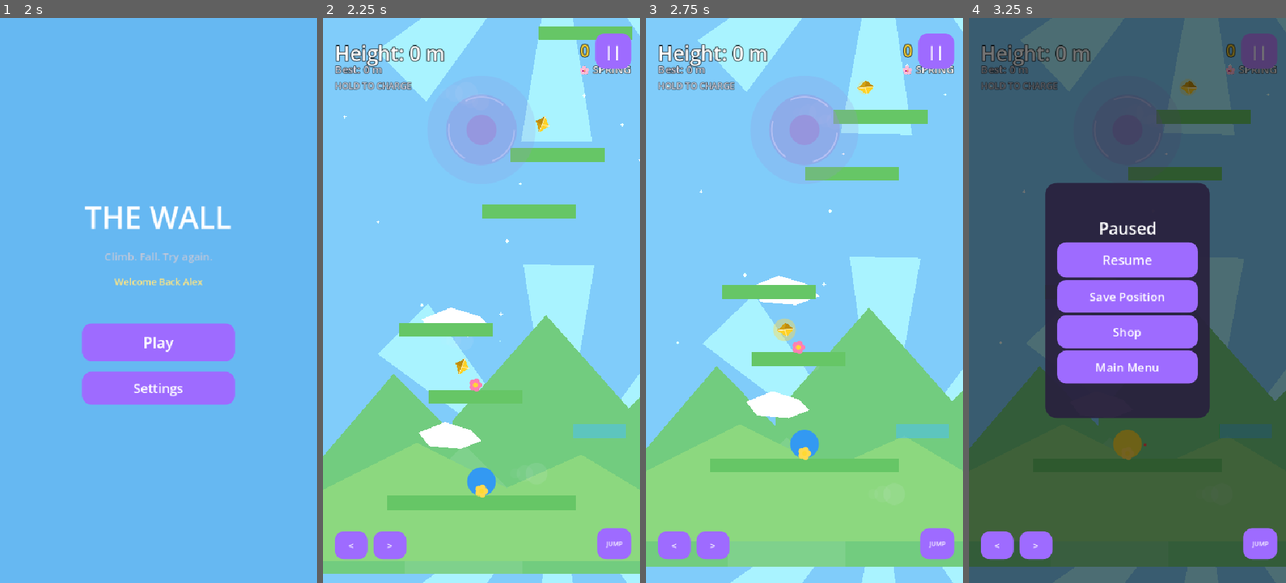
Above: before the commit, frames 1-4 (left to right).
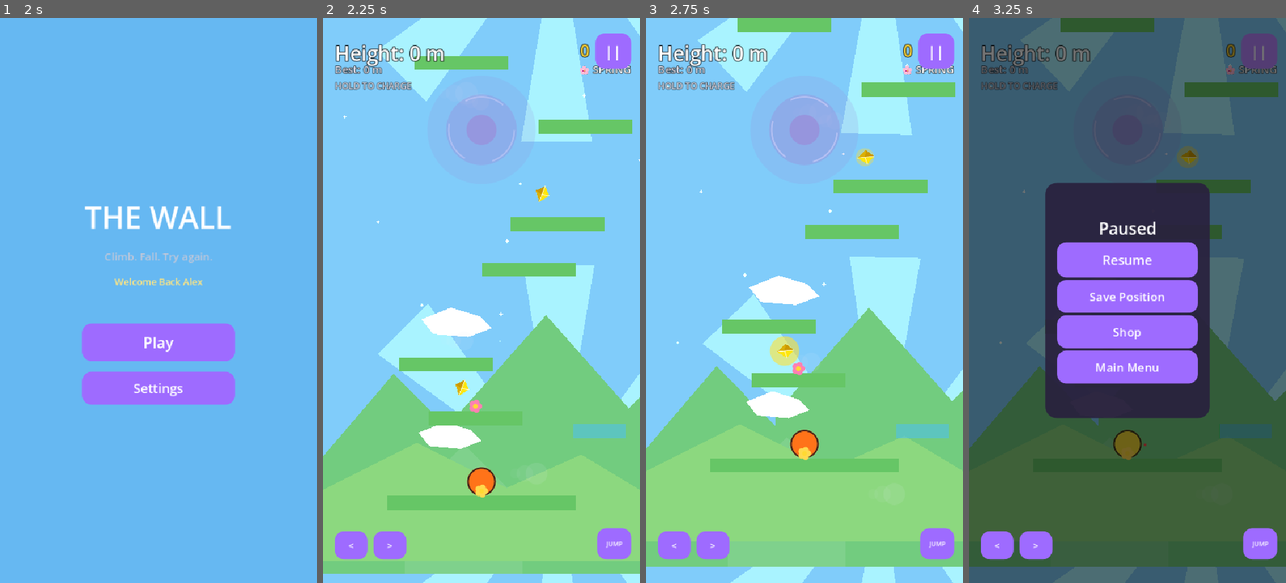
Above: after the commit, the same moments.

Repository: KEVIN-NGUYENDAD/TheWall
Game: Godot game, scene res://scenes/ui/MainMenu.tscn
Same seed, same stepped clock (60 frames per second), same inputs: the game is played once before the commit and once after it.
Inputs (mouse positions are in pixels of both pictures, inside the frame that each line leads up to):
- Up to frame 1 (2 s): click (158, 294) at 0.52 s; type "Alex" at 0.6 s; click "Confirm" at 1.25 s
- Up to frame 2 (2.25 s): click "Play" at 2 s
- Up to frame 3 (2.75 s): no input
- Up to frame 4 (3.25 s): click "||" at 2.75 s

Frame 1 is identical in both runs. In frame 2, 8.3% of the frame differs, in the area x 24-98%, y 1-85%; in frame 3, 8.1%; in frame 4, 3.8%.

Commit message:
Final Beta gameplay & immersion fix pass: contrast, progression feel, Rest Areas
Fix low contrast on gameplay-critical objects: player default skin and
Common Bird were both near-identical to the sky's blue, now vivid orange;
added a dark outline to the player circle for contrast against any
background. Eagle recolored dark/near-black with a glowing eye for a
genuinely threatening look (was bright and cheerful). Coin gold brightened
further with a stronger glow. Trap Platform reddened further and now
pulses a warning throb.

Cut music volume to roughly 1/3 of its prior level per feedback that it
still dominated gameplay SFX; SFX volumes in AudioManager are untouched.
Renamed the bird reward sound hook to bird_chirp.ogg (was bird.ogg);
missing-asset debug warnings already exist and cover it and eagle.ogg
automatically.

Reaching 100/300/600/900m now feels like completing a chapter: a
LEVEL UP + NEW SEASON DISCOVERED banner plays with a sound and a brief
gameplay pause, followed by a new Rest Area screen (reusing the existing
Save Position and Shop systems) showing quick stats before the player
chooses to continue climbing. Guarded so falling back down a level
doesn't re-trigger the celebration.

Difficulty shifted down another full tier: new Medium equals the old
Easy, new Hard equals the old Medium, and a new, gentler Easy sits below
both (verified via platform-distribution sampling).

Co-Authored-By: Claude Sonnet 5 <noreply@anthropic.com>
Claude-Session: https://claude.ai/code/session_01Hf6f2B1HXdNvtGjYUAarzT

Diff:
--- /dev/null
+++ b/scenes/ui/RestAreaScreen.tscn
@@ -0,0 +1,82 @@
+[gd_scene load_steps=2 format=3]
+
+[ext_resource type="Script" path="res://scripts/ui/RestAreaScreen.gd" id="1"]
+
+[node name="RestAreaScreen" type="CanvasLayer"]
+process_mode = 3
+script = ExtResource("1")
+
+[node name="Dim" type="ColorRect" parent="."]
+mouse_filter = 2
+anchor_left = 0.0
+anchor_top = 0.0
+anchor_right = 1.0
+anchor_bottom = 1.0
+color = Color(0, 0, 0, 0.6)
+
+[node name="Panel" type="Panel" parent="."]
+anchor_left = 0.5
+anchor_top = 0.5
+anchor_right = 0.5
+anchor_bottom = 0.5
+offset_left = -220.0
+offset_top = -220.0
+offset_right = 220.0
+offset_bottom = 220.0
+
+[node name="VBox" type="VBoxContainer" parent="Panel"]
+anchor_left = 0.0
+anchor_top = 0.0
+anchor_right = 1.0
+anchor_bottom = 1.0
+offset_left = 20.0
+offset_top = 20.0
+offset_right = -20.0
+offset_bottom = -20.0
+alignment = 1
+theme_override_constants/separation = 12
+
+[node name="TitleLabel" type="Label" parent="Panel/VBox"]
+horizontal_alignment = 1
+theme_override_font_sizes/font_size = 26
+theme_override_colors/font_color = Color(1, 1, 1, 1)
+text = "Rest Area"
+
+[node name="SubtitleLabel" type="Label" parent="Panel/VBox"]
+horizontal_alignment = 1
+theme_override_font_sizes/font_size = 14
+theme_override_colors/font_color = Color(0.85, 0.88, 0.95, 1)
+text = "You completed a chapter."
+
+[node name="HeightLabel" type="Label" parent="Panel/VBox"]
+horizontal_alignment = 1
+theme_override_font_sizes/font_size = 18
+theme_override_colors/font_color = Color(1.0, 0.85, 0.2, 1)
+text = "You reached 100m!"
+
+[node name="StatsLabel" type="Label" parent="Panel/VBox"]
+horizontal_alignment = 1
+autowrap_mode = 2
+theme_override_font_sizes/font_size = 14
+theme_override_colors/font_color = Color(0.85, 0.88, 0.95, 1)
+text = "Best: 0m   Coins: 0   Difficulty: MEDIUM"
+
+[node name="Spacer" type="Control" parent="Panel/VBox"]
+custom_minimum_size = Vector2(0, 8)
+
+[node name="SaveButton" type="Button" parent="Panel/VBox"]
+custom_minimum_size = Vector2(0, 52)
+text = "Save Progress"
+
+[node name="ShopButton" type="Button" parent="Panel/VBox"]
+custom_minimum_size = Vector2(0, 52)
+text = "Shop"
+
+[node name="ContinueButton" type="Button" parent="Panel/VBox"]
+custom_minimum_size = Vector2(0, 56)
+theme_override_font_sizes/font_size = 20
+text = "Continue Climbing"
+
+[connection signal="pressed" from="Panel/VBox/SaveButton" to="." method="_on_save_pressed"]
+[connection signal="pressed" from="Panel/VBox/ShopButton" to="." method="_on_shop_pressed"]
+[connection signal="pressed" from="Panel/VBox/ContinueButton" to="." method="_on_continue_pressed"]
--- a/scenes/ui/SeasonBanner.tscn
+++ b/scenes/ui/SeasonBanner.tscn
@@ -13,7 +13,7 @@
 offset_left = -220.0
 offset_top = 60.0
 offset_right = 220.0
-offset_bottom = 150.0
+offset_bottom = 190.0
 
 [node name="VBox" type="VBoxContainer" parent="Panel"]
 anchor_left = 0.0
@@ -23,6 +23,14 @@
 offset_top = 10.0
 offset_bottom = -10.0
 alignment = 1
+
+[node name="LevelUpLabel" type="Label" parent="Panel/VBox"]
+horizontal_alignment = 1
+theme_override_font_sizes/font_size = 26
+theme_override_colors/font_color = Color(1.0, 0.85, 0.2, 1)
+theme_override_colors/font_outline_color = Color(0, 0, 0, 0.85)
+theme_override_constants/outline_size = 4
+text = "LEVEL UP!"
 
 [node name="TitleLabel" type="Label" parent="Panel/VBox"]
 horizontal_alignment = 1
--- a/scenes/world/Main.tscn
+++ b/scenes/world/Main.tscn
@@ -13,6 +13,7 @@
 [ext_resource type="PackedScene" path="res://scenes/ui/SeasonBanner.tscn" id="11"]
 [ext_resource type="PackedScene" path="res://scenes/world/ThunderFlash.tscn" id="12"]
 [ext_resource type="PackedScene" path="res://scenes/ui/ShopScreen.tscn" id="13"]
+[ext_resource type="PackedScene" path="res://scenes/ui/RestAreaScreen.tscn" id="14"]
 
 [node name="Main" type="Node2D"]
 script = ExtResource("1")
@@ -115,3 +116,5 @@
 [node name="MemoryOverlay" parent="." instance=ExtResource("7")]
 
 [node name="ShopScreen" parent="." instance=ExtResource("13")]
+
+[node name="RestAreaScreen" parent="." instance=ExtResource("14")]
--- a/scenes/world/TrapPlatform.tscn
+++ b/scenes/world/TrapPlatform.tscn
@@ -15,7 +15,7 @@
 shape = SubResource("RectangleShape2D_1")
 
 [node name="Polygon2D" type="Polygon2D" parent="."]
-color = Color(0.85, 0.2, 0.2, 1)
+color = Color(0.95, 0.05, 0.05, 1)
 antialiased = true
 polygon = PackedVector2Array(-80, -12, 80, -12, 80, 12, -80, 12)
 
--- a/scripts/autoload/AudioManager.gd
+++ b/scripts/autoload/AudioManager.gd
@@ -31,8 +31,8 @@
 	"landing": "res://audio/sfx/landing.ogg",
 	"memory": "res://audio/sfx/memory.ogg",
 	"near_miss": "res://audio/sfx/nearmiss.ogg",
-	"white_bird": "res://audio/sfx/bird.ogg",
-	"chirp": "res://audio/sfx/bird.ogg",
+	"white_bird": "res://audio/sfx/bird_chirp.ogg",
+	"chirp": "res://audio/sfx/bird_chirp.ogg",
 	"area_discovery": "res://audio/sfx/area_discovery.ogg",
 	"click": "res://audio/sfx/click.ogg",
 	"unlock": "res://audio/sfx/unlock.ogg",
--- a/scripts/autoload/MusicManager.gd
+++ b/scripts/autoload/MusicManager.gd
@@ -8,9 +8,11 @@
 # See audio/README.md for the current track mapping.
 
 const CROSSFADE_TIME: float = 4.0
-# Balance pass: overall music volume reduced to ~40% of its previous level
-# (-3dB -> -11dB is roughly a 40% linear-loudness reduction).
-const SEASON_VOLUME_DB: float = -11.0
+# Immersion pass: music was still dominating gameplay feedback (checkpoints,
+# coins, eagle warnings). Cut again to ~1/3 of the previous level — SFX
+# volumes in AudioManager are untouched.
+# (-11dB -> -20.5dB is roughly a further 1/3 linear-loudness reduction.)
+const SEASON_VOLUME_DB: float = -20.5
 const SILENT_DB: float = -80.0
 
 # Only 3 real tracks exist; adjacent seasons share one so the whole climb
@@ -23,7 +25,7 @@
 	"res://audio/music/the_mountain-fantasy-quest-184140.mp3", # Storm
 ]
 const MENU_TRACK_PATH: String = "res://audio/music/velariomusic-happy-vibes-591803.mp3"
-const MENU_VOLUME_DB: float = -11.0
+const MENU_VOLUME_DB: float = -20.5
 
 var _season_streams: Array = []
 var _player_a: AudioStreamPlayer
--- a/scripts/autoload/SaveManager.gd
+++ b/scripts/autoload/SaveManager.gd
@@ -7,7 +7,7 @@
 const SAVE_PATH: String = "user://savegame.json"
 
 const SKINS: Dictionary = {
-	"default": {"name": "Default", "color": Color(0.2, 0.6, 0.95), "cost": 0},
+	"default": {"name": "Default", "color": Color(1.0, 0.45, 0.1), "cost": 0},
 	"red": {"name": "Red", "color": Color(0.9, 0.15, 0.15), "cost": 25},
 	"yellow": {"name": "Yellow", "color": Color(0.95, 0.85, 0.2), "cost": 50},
 	"purple": {"name": "Purple", "color": Color(0.6, 0.3, 0.9), "cost": 100},
--- a/scripts/player/Visual.gd
+++ b/scripts/player/Visual.gd
@@ -8,5 +8,7 @@
 
 func _draw() -> void:
 	draw_circle(Vector2.ZERO, radius, body_color, true, -1.0, true)
+	# Dark outline so the player reads clearly against any sky/season color.
+	draw_arc(Vector2.ZERO, radius - 1.0, 0.0, TAU, 32, Color(0.05, 0.05, 0.1, 0.8), 2.5, true)
 	if is_charging:
 		draw_arc(Vector2.ZERO, radius + 6.0, 0.0, TAU * charge_ratio, 32, Color(1.0, 0.3, 0.3), 4.0, true)
--- /dev/null
+++ b/scripts/ui/RestAreaScreen.gd
@@ -0,0 +1,36 @@
+extends CanvasLayer
+
+signal save_requested
+signal shop_requested
+signal continue_requested
+
+@onready var height_label: Label = $Panel/VBox/HeightLabel
+@onready var stats_label: Label = $Panel/VBox/StatsLabel
+
+
+func _ready() -> void:
+	visible = false
+
+
+func open(height: int) -> void:
+	height_label.text = "You reached %dm!" % height
+	stats_label.text = "Best: %dm   Coins: %d   Difficulty: %s" % [
+		SaveManager.data.best_height, SaveManager.data.total_coins, SaveManager.data.difficulty,
+	]
+	visible = true
+
+
+func _on_save_pressed() -> void:
+	AudioManager.play("click")
+	save_requested.emit()
+
+
+func _on_shop_pressed() -> void:
+	AudioManager.play("click")
+	shop_requested.emit()
+
+
+func _on_continue_pressed() -> void:
+	AudioManager.play("click")
+	visible = false
+	continue_requested.emit()
--- a/scripts/world/Coin.gd
+++ b/scripts/world/Coin.gd
@@ -3,11 +3,11 @@
 signal collected
 
 const RADIUS: float = 12.0
-const GEM_COLOR: Color = Color(1.0, 0.82, 0.15, 1.0)
-const GEM_DARK: Color = Color(0.75, 0.55, 0.05, 1.0)
-const FACET_COLOR: Color = Color(1.0, 0.95, 0.75, 0.9)
-const GLOW_COLOR: Color = Color(1.0, 0.85, 0.3, 0.55)
-const SPARKLE_COLOR: Color = Color(1.0, 1.0, 0.9, 1.0)
+const GEM_COLOR: Color = Color(1.0, 0.9, 0.05, 1.0)
+const GEM_DARK: Color = Color(0.8, 0.6, 0.0, 1.0)
+const FACET_COLOR: Color = Color(1.0, 0.98, 0.8, 0.95)
+const GLOW_COLOR: Color = Color(1.0, 0.88, 0.2, 0.75)
+const SPARKLE_COLOR: Color = Color(1.0, 1.0, 0.95, 1.0)
 
 var is_collected: bool = false
 var _t: float = randf() * TAU
@@ -33,7 +33,7 @@
 
 func _draw() -> void:
 	var pulse: float = 0.6 + 0.4 * sin(_t * 4.0)
-	draw_circle(Vector2.ZERO, RADIUS * 2.0 * pulse, Color(GLOW_COLOR.r, GLOW_COLOR.g, GLOW_COLOR.b, GLOW_COLOR.a * pulse), true, -1.0, true)
+	draw_circle(Vector2.ZERO, RADIUS * 2.6 * pulse, Color(GLOW_COLOR.r, GLOW_COLOR.g, GLOW_COLOR.b, GLOW_COLOR.a * pulse), true, -1.0, true)
 
 	# faceted gem silhouette: pointed top, wide middle, pointed bottom
 	var top: Vector2 = Vector2(0, -RADIUS * 1.3)
--- a/scripts/world/CommonBird.gd
+++ b/scripts/world/CommonBird.gd
@@ -5,8 +5,8 @@
 const SPEED: float = 85.0
 const BOB_AMOUNT: float = 12.0
 const LIFETIME: float = 14.0
-const BODY_COLOR: Color = Color(0.25, 0.55, 0.95, 1.0)
-const BELLY_COLOR: Color = Color(1.0, 0.7, 0.25, 1.0)
+const BODY_COLOR: Color = Color(1.0, 0.55, 0.1, 1.0)
+const BELLY_COLOR: Color = Color(1.0, 0.95, 0.6, 1.0)
 
 var direction: float = 1.0
 
--- a/scripts/world/Main.gd
+++ b/scripts/world/Main.gd
@@ -76,15 +76,15 @@
 const FLOWER_CHANCE: float = 0.2
 
 # Difficulty modes: multipliers applied on top of the base level curve.
-# Easy = 50% fewer traps/eagles than Medium, smaller gaps (more safe
-# platforms follows naturally from fewer hazards). Hard's multipliers are
-# roughly double the old ones so it still lands close to the old Hard feel
-# now that the shared base rates above were halved.
-const DIFFICULTY_TRAP_MULT: Dictionary = {"EASY": 0.5, "MEDIUM": 1.0, "HARD": 3.5}
-const DIFFICULTY_HAZARD_MULT: Dictionary = {"EASY": 0.5, "MEDIUM": 1.0, "HARD": 2.8}
-const DIFFICULTY_GAP_MULT: Dictionary = {"EASY": 0.8, "MEDIUM": 1.0, "HARD": 1.15}
+# Immersion pass: shifted every tier down again per feedback — the old
+# Medium multipliers (1.0x) now define Hard, the old Easy multipliers
+# (0.5x) now define Medium, and a brand new, gentler Easy (0.25x, smaller
+# gaps for more forgiving jumps) sits below that.
+const DIFFICULTY_TRAP_MULT: Dictionary = {"EASY": 0.25, "MEDIUM": 0.5, "HARD": 1.0}
+const DIFFICULTY_HAZARD_MULT: Dictionary = {"EASY": 0.25, "MEDIUM": 0.5, "HARD": 1.0}
+const DIFFICULTY_GAP_MULT: Dictionary = {"EASY": 0.65, "MEDIUM": 0.8, "HARD": 1.0}
 const DIFFICULTY_BIRD_INTERVAL_MULT: Dictionary = {"EASY": 0.6, "MEDIUM": 1.0, "HARD": 1.6}
-const DIFFICULTY_EAGLE_CHANCE_MULT: Dictionary = {"EASY": 0.5, "MEDIUM": 1.0, "HARD": 3.0}
+const DIFFICULTY_EAGLE_CHANCE_MULT: Dictionary = {"EASY": 0.25, "MEDIUM": 0.5, "HARD": 1.0}
 const EAGLE_BASE_CHANCE: float = 0.25
 
 # Coin-reward power-ups (Shop).
@@ -98,6 +98,8 @@
 	700: "The wall remembers why.",
 	1500: "You are not the first to come this far.",
 }
+
+const LEVEL_UP_PAUSE_TIME: float = 1.2
 
 const CHECKPOINT_SHAKE_STRENGTH: float = 4.0
 const CHECKPOINT_SHAKE_DURATION: float = 0.25
@@ -147,6 +149,7 @@
 @onready var season_banner = $SeasonBanner
 @onready var thunder_flash = $ThunderFlash
 @onready var shop_screen = $ShopScreen
+@onready var rest_area_screen = $RestAreaScreen
 
 @onready var mountains: Array = [
 	$ParallaxBackground/Far/Mountain1, $ParallaxBackground/Far/Mountain2,
@@ -200,6 +203,9 @@
 	hud.save_position_requested.connect(_on_save_position_requested)
 	hud.shop_requested.connect(_on_shop_requested)
 	shop_screen.item_purchased.connect(_on_item_purchased)
+	rest_area_screen.save_requested.connect(_on_save_position_requested)
+	rest_area_screen.shop_requested.connect(_on_shop_requested)
+	rest_area_screen.continue_requested.connect(_on_rest_area_continue)
 
 	var top_y: float = _generate_platforms()
 	player.global_position = spawn_position
@@ -347,6 +353,7 @@
 		return
 
 	var is_first: bool = current_level_idx == -1
+	var leveled_up: bool = not is_first and level_idx > current_level_idx
 	current_level_idx = level_idx
 	hud.set_season(SEASON_NAMES[level_idx])
 	_recompute_friction()
@@ -358,8 +365,29 @@
 	if level_idx == 4 and not weather_blessing_active:
 		_restart_timer(thunder_timer, THUNDER_INTERVAL_MIN, THUNDER_INTERVAL_MAX)
 
-	if not is_first:
+	if leveled_up:
+		_celebrate_level_up(height, level_idx)
+	elif not is_first:
 		season_banner.show_season(SEASON_NAMES[level_idx])
+
+
+# Reaching a new level (100/300/600/900m) should feel like completing a
+# chapter: banner + sound, a brief pause so it actually registers, then a
+# Rest Area to save/shop/breathe before continuing.
+func _celebrate_level_up(height: float, level_idx: int) -> void:
+	season_banner.show_season(SEASON_NAMES[level_idx])
+	AudioManager.play("unlock")
+	get_tree().paused = true
+	get_tree().create_timer(LEVEL_UP_PAUSE_TIME).timeout.connect(_on_level_up_pause_ended.bind(int(height)))
+
+
+func _on_level_up_pause_ended(height: int) -> void:
+	rest_area_screen.open(height)
+
+
+func _on_rest_area_continue() -> void:
+	shop_screen.visible = false
+	get_tree().paused = false
 
 
 # Combines the base season friction with any active buffs. Called whenever
--- a/scripts/world/PredatorBird.gd
+++ b/scripts/world/PredatorBird.gd
@@ -8,10 +8,10 @@
 const TELEGRAPH_TIME: float = 0.7
 const DIVE_SPEED: float = 340.0
 const LIFETIME: float = 4.0
-const COLOR: Color = Color(0.95, 0.3, 0.15, 1.0)
-const ACCENT_COLOR: Color = Color(1.0, 0.75, 0.15, 1.0)
+const COLOR: Color = Color(0.35, 0.06, 0.05, 1.0)
+const ACCENT_COLOR: Color = Color(0.55, 0.28, 0.04, 1.0)
 const WARNING_COLOR: Color = Color(1.0, 0.55, 0.1, 1.0)
-const EYE_COLOR: Color = Color(1.0, 1.0, 0.3, 1.0)
+const EYE_COLOR: Color = Color(1.0, 0.95, 0.15, 1.0)
 
 var dive_velocity: Vector2 = Vector2.ZERO
 
--- a/scripts/world/TrapPlatform.gd
+++ b/scripts/world/TrapPlatform.gd
@@ -2,13 +2,24 @@
 
 signal player_hit
 
+const PULSE_COLOR: Color = Color(1.0, 0.55, 0.2, 1.0)
+
 @onready var detect_area: Area2D = $DetectArea
+@onready var polygon: Polygon2D = $Polygon2D
 
 var _triggered: bool = false
+var _t: float = randf() * TAU
 
 
 func _ready() -> void:
 	detect_area.body_entered.connect(_on_body_entered)
+
+
+func _process(delta: float) -> void:
+	_t += delta * 3.0
+	# Warning throb — stronger, more obvious danger than a flat fill.
+	var pulse: float = 0.5 + 0.5 * sin(_t)
+	polygon.modulate = Color(1, 1, 1, 1).lerp(PULSE_COLOR, pulse * 0.35)
 
 
 func _on_body_entered(body: Node) -> void:
Not shown: 1 places in scenes/world/Main.tscn that only renumber resources
Not shown, added: scripts/ui/RestAreaScreen.gd.uid
Not shown, changed: docs/AUDIO_ASSET_LIST.md
